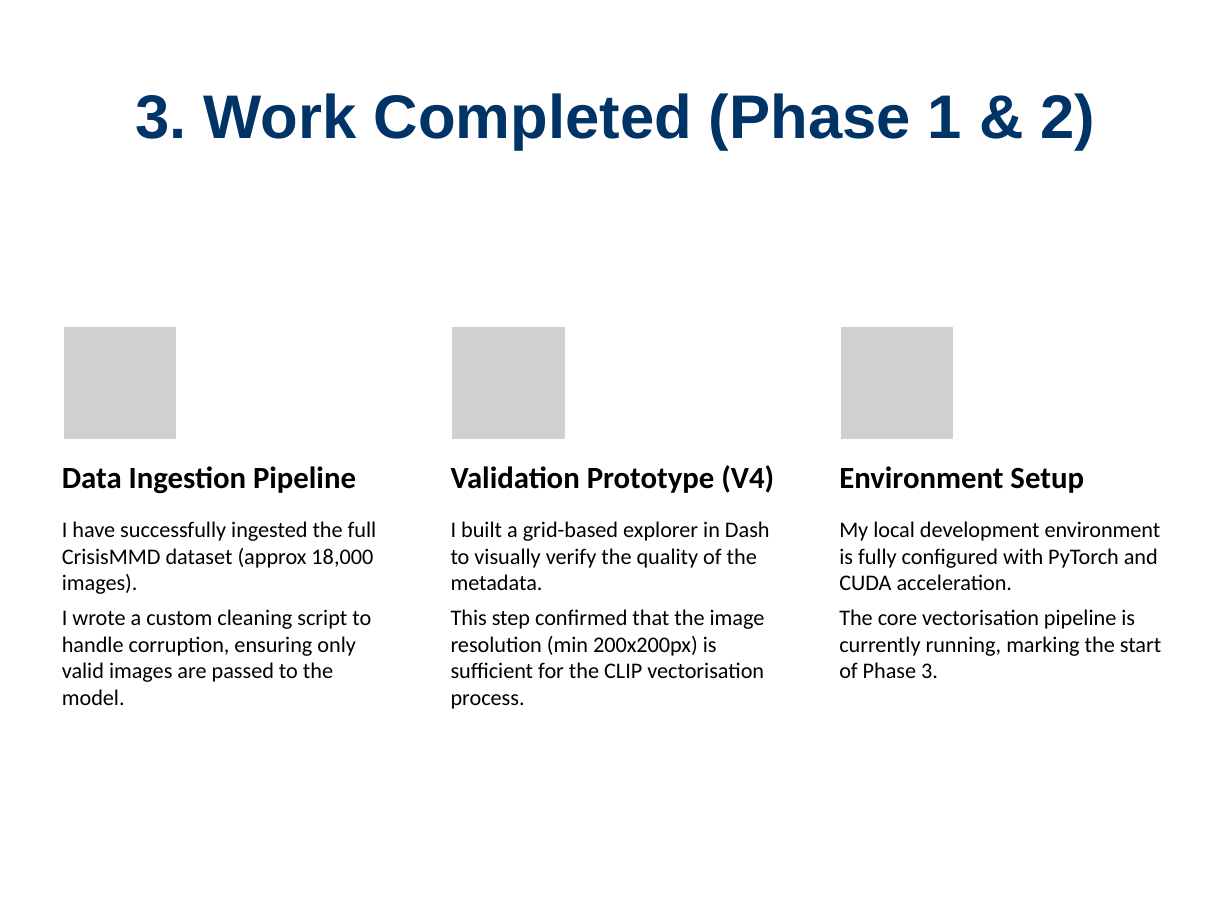
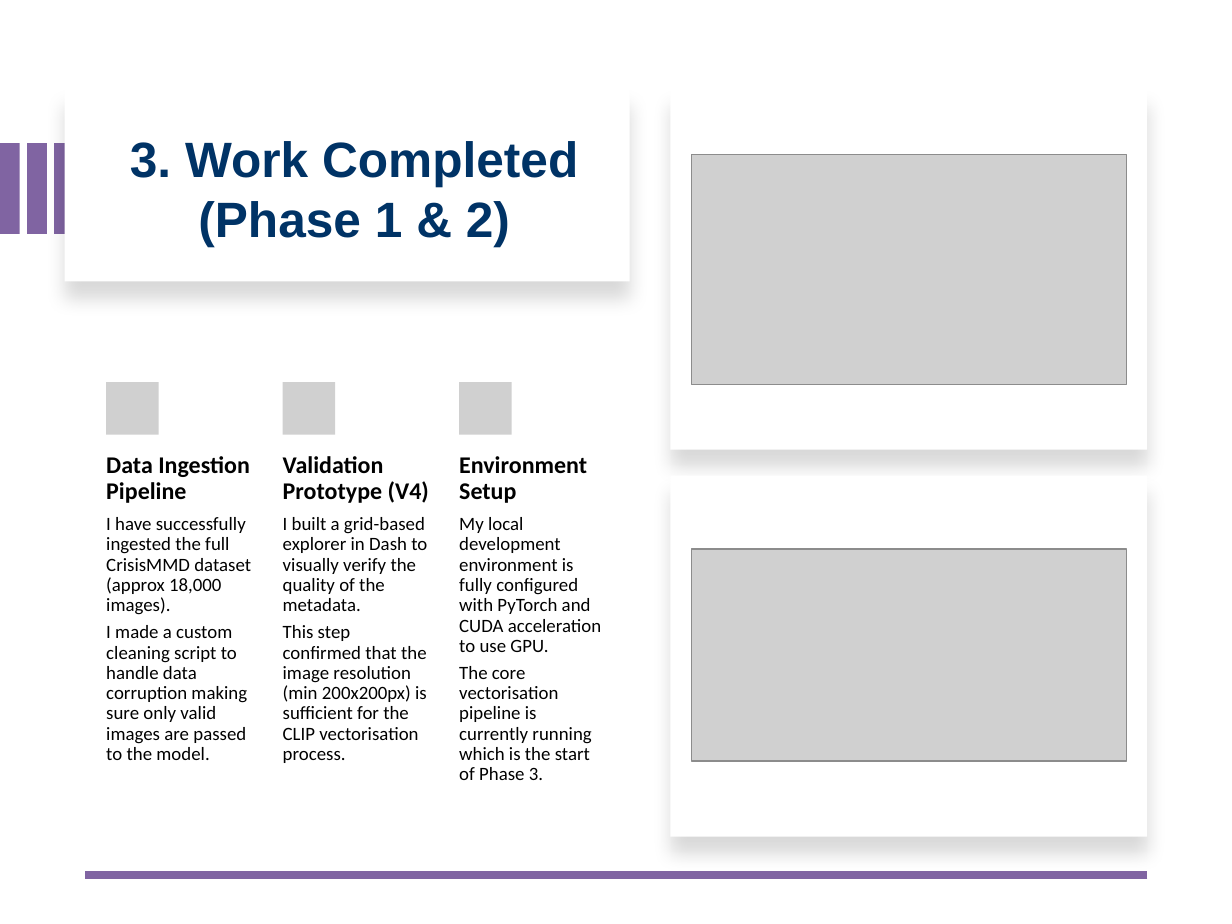
Before and after one commit to 730Rashid/Final_Stage_Project_Rashid_LBS-25-986, a slide deck: slide 4 of Docs/Midway Review/Midway_Review_Rashid.pptx. Drawn at 1232x924 pixels with LibreOffice and Linux fonts; fonts in the diff are those of the drawing; grey boxes stand for pictures. Boxes give left, top, right and bottom in pixels: in the first picture for what was removed or moved away, otherwise in the second. Text is boxed around its words. In the diff, an @@ line names an element or a change of style, - is before the commit and + after.

Commit message:
feat: Introduce an interactive Dash application for CLIP semantic search and UMAP visualization, alongside a new embedding prototype script.

```diff
--- a/Docs/Midway Review/Midway_Review_Rashid.pptx
+++ b/Docs/Midway Review/Midway_Review_Rashid.pptx
@@ rectangle added at <box>65,89,631,282</box>, fill #FFFFFF @@
@@ rectangle added at <box>670,89,1147,450</box>, fill #FFFFFF @@
@@ title "3. Work Completed (Phase 1 ...": place and size @@
-title "3. Work Completed (Phase 1 ..." at <box>136,93,1096,150</box>
+title "3. Work Completed (Phase 1 ..." at <box>130,141,578,246</box>
@@ title "3. Work Completed (Phase 1 ..." at <box>130,141,578,246</box>: size 36 to 29 pt @@
@@ rectangle added at <box>0,143,20,234</box>, fill #8064A2 @@
@@ rectangle added at <box>27,143,47,234</box>, fill #8064A2 @@
@@ rectangle added at <box>54,143,74,234</box>, fill #8064A2 @@
@@ picture added at <box>691,154,1126,384</box> @@
@@ picture removed at <box>62,325,177,441</box> @@
@@ picture removed at <box>839,325,955,441</box> @@
@@ picture added at <box>106,382,159,435</box> @@
@@ picture added at <box>282,382,335,435</box> @@
@@ picture: place and size @@
-picture at <box>451,325,567,441</box>
+picture at <box>460,382,513,435</box>
@@ text "Data Ingestion Pipeline": place and size @@
-text "Data Ingestion Pipeline" at <box>62,466,356,494</box>
+text "Data Ingestion Pipeline" at <box>106,456,250,503</box>
@@ text "Validation Prototype (V4)": place and size @@
-text "Validation Prototype (V4)" at <box>451,465,774,493</box>
+text "Validation Prototype (V4)" at <box>283,456,429,503</box>
@@ size 18 to 14 pt; line spacing 1 to 0.9; less space between paragraphs in 3 elements at <box>106,456,250,503</box>, <box>283,456,429,503</box>, <box>459,456,587,503</box> @@
@@ text "Environment Setup": place and size @@
-text "Environment Setup" at <box>839,466,1084,493</box>
+text "Environment Setup" at <box>459,456,587,503</box>
@@ rectangle added at <box>670,476,1147,837</box>, fill #FFFFFF @@
@@ text at <box>106,517,251,615</box>: size 13 to 11 pt in "I have successfully ingested the full CrisisMMD ..."; line spacing 1 to 0.9 @@
@@ text "I have successfully ingested the ...": place and size @@
-text "I have successfully ingested the ..." at <box>62,521,377,705</box>
+text "I have successfully ingested the ..." at <box>106,517,251,760</box>
@@ text "I built a grid-based explorer ...": place and size @@
-text "I built a grid-based explorer ..." at <box>451,521,770,709</box>
+text "I built a grid-based explorer ..." at <box>283,517,427,763</box>
@@ text "I built a grid-based explorer ..." at <box>283,517,427,763</box>: size 13 to 11 pt; line spacing 1 to 0.9 @@
@@ text at <box>459,517,601,780</box>: text changed; size 13 to 11 pt @@
-My local development environment is fully configured with PyTorch and CUDA acceleration.
-The core vectorisation pipeline is currently running, marking the start of Phase 3.
+My local development environment is fully configured with PyTorch and CUDA acceleration to use GPU.
+The core vectorisation pipeline is currently running which is the start of Phase 3.
@@ picture added at <box>691,549,1126,761</box> @@
@@ text at <box>106,625,247,760</box>: text changed; size 13 to 11 pt @@
-I wrote a custom cleaning script to handle corruption, ensuring only valid images are passed to the model.
+I made a custom cleaning script to handle data corruption making sure only valid images are passed to the model.
@@ line added from (1147, 875) to (85, 875), #8064A2 4.5 pt @@
```
Also in this commit, not shown: 5 other slides changed, 5 other files.
